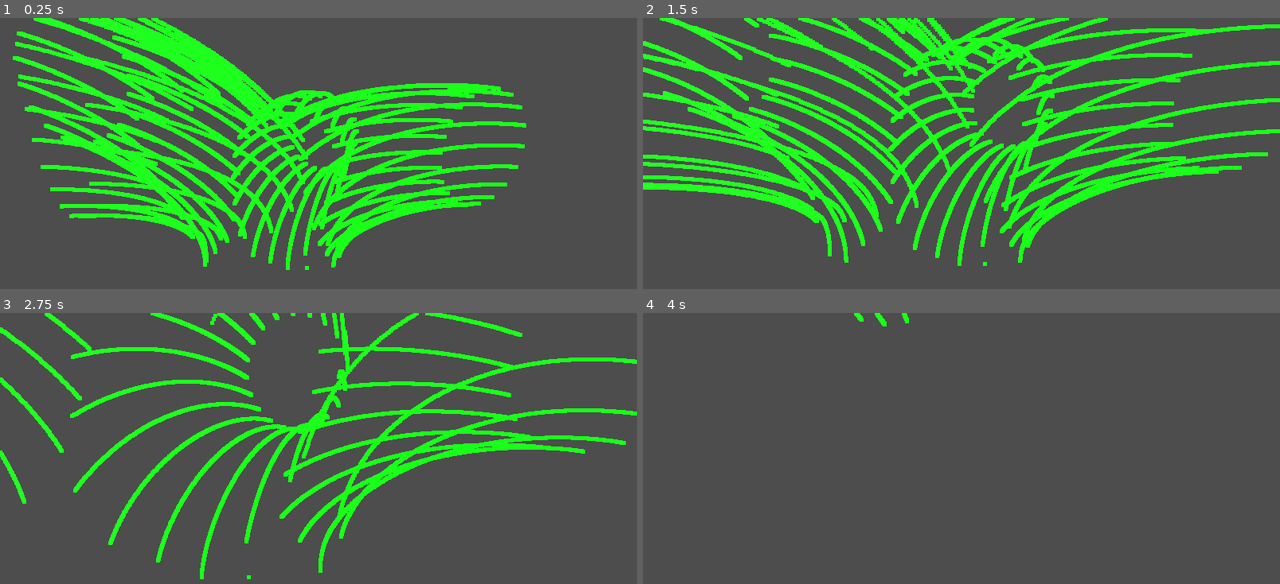
Above: before the commit, frames 1-4 (two rows, left to right).
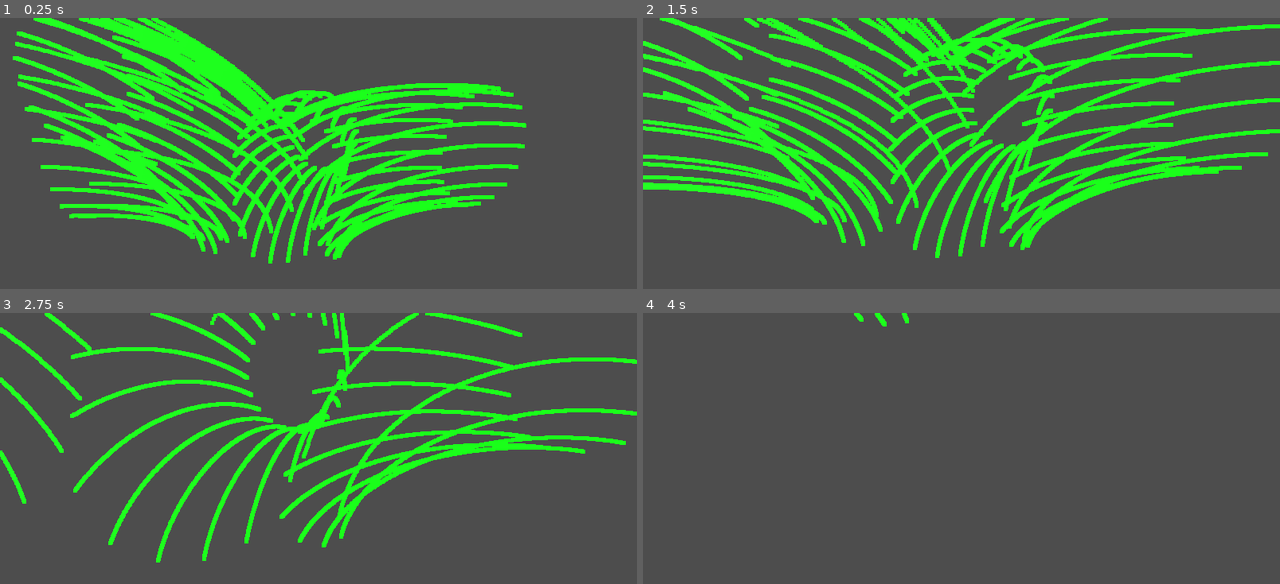
Above: after the commit, the same moments.

Repository: EpEpDragon/Modules
Game: Godot game, scene res://meshing_test.tscn
Two runs of this game, one before a commit and one after it. Both use one fixed random seed, a clock stepped at 60 frames per second and the inputs below.
Inputs (mouse positions are in pixels of both pictures, inside the frame that each line leads up to):
- Up to frame 1 (0.25 s): no input
- Up to frame 2 (1.5 s): tap Enter at 0.5 s; move the mouse to (993, 270) at 0.52 s; hold W (move_forward) from 0.53 s (still down); move the mouse to (929, 275) at 1.27 s
- Up to frame 3 (2.75 s): keep holding W (move_forward); move the mouse to (331, 559) at 2.02 s
- Up to frame 4 (4 s): keep holding W (move_forward); move the mouse to (955, 575) at 2.77 s; move the mouse to (1006, 573) at 3.52 s

The runs differ from the first frame. In frame 1, 0.1% of the frame differs, in the area x 31-53%, y 81-93%; in frame 2, 0.2%, in the area x 28-60%, y 75-92%; in frame 3, 0.1%; in frame 4, nothing differs.

Commit message:
fix off by one error for branch intersection

Diff:
--- a/TreeGen/meshing_test.gd
+++ b/TreeGen/meshing_test.gd
@@ -89,7 +89,7 @@
 				if c_i1 != c_i2:
 					var s_pos2 = curves[c_i2].get_baked_points() # sphere points 2
 					var s_i2 = min(s_i1,s_pos2.size()-1)
-					for p_i in range(p1.size()-1):
+					for p_i in range(p1.size()):
 						if is_point_in_sphere(p1[p_i],s_pos2[s_i2],r+padding):
 							use_point[p_i] = false
 			for i in range(use_point.size()):
@@ -111,5 +111,5 @@
 	for i in range(4*res):
 		points.append(point.rotated(n, rot)+pos)
 		rot+=step
-	points.append(points[0])
+#	points.append(points[0]) #this is only necessary to complete the circle if points are used to generate lines
 	return points
